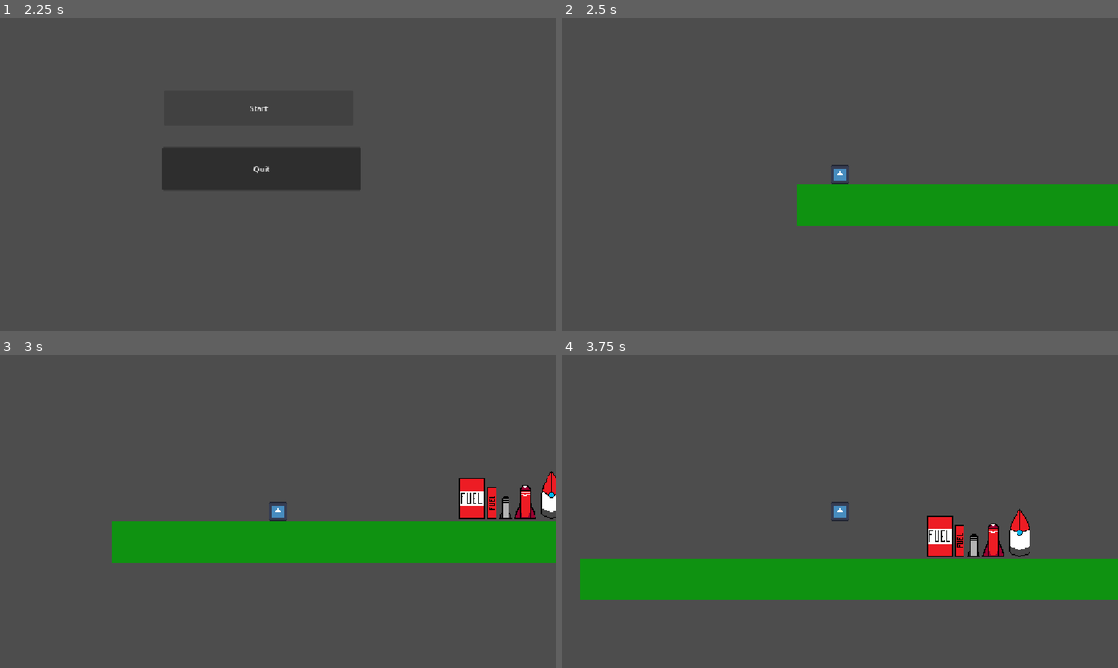
Above: before the commit, frames 1-4 (two rows, left to right).
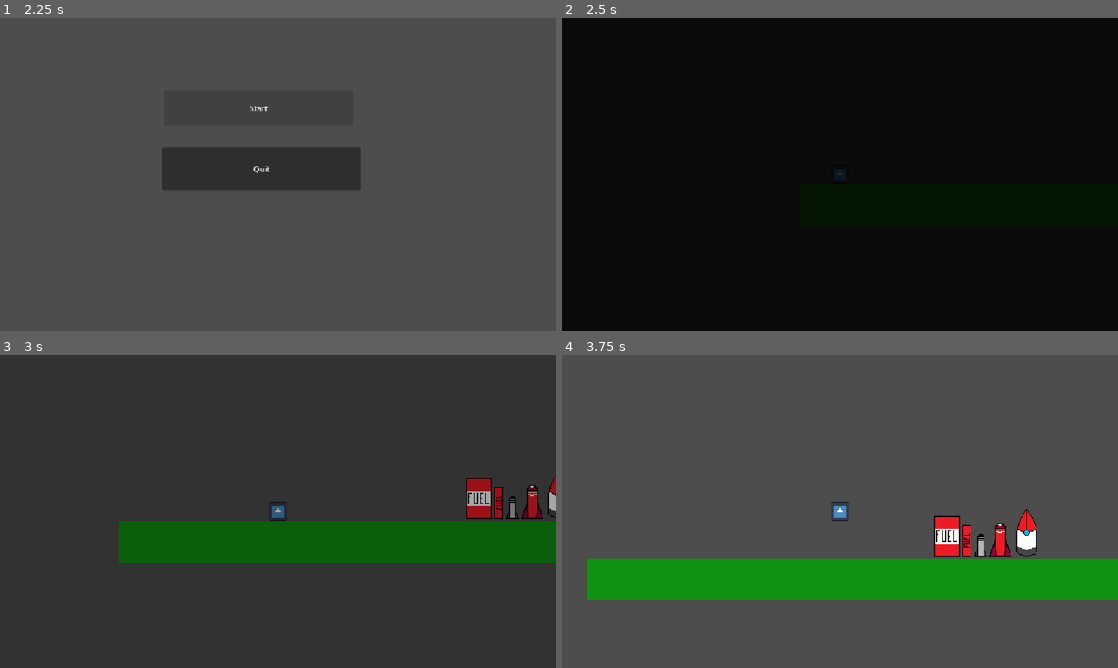
Above: after the commit, the same moments.

Repository: wazuwazu55/Game-Jam-week-two
Game: Godot game, scene res://Scenes/MainMenu.tscn
The game is run twice, just before and just after one commit, with the same random seed, the same clock (stepped at 60 frames per second) and the same inputs. The engine's default icon, where the game draws it, is replaced by a stand-in: a white triangle on a blue panel in a dark square.
Inputs:
- Up to frame 1 (2.25 s): click "Start" at 0.5 s; click "Start" at 1.25 s; hold D (right) from 2.03 s (still down); hold Shift (sprint) from 2.03 s (still down)
- Up to frame 2 (2.5 s): keep holding D (right); keep holding Shift (sprint); tap Space (jump) at 2.27 s
- Up to frame 3 (3 s): keep holding D (right); release Shift (sprint) at 2.78 s; tap Shift (sprint) at 2.85 s
- Up to frame 4 (3.75 s): tap Space (jump) at 3.02 s; release D (right) at 3.53 s; hold A (left) from 3.53 s (still down); hold Shift (sprint) from 3.53 s (still down)

Frame 1 is identical in both runs. In frame 2, 100% of the frame differs, in the area x 0-100%, y 0-100%; in frame 3, 100%; in frame 4, 1.7%.

Commit message:
Transition updates
updated transition screen - will fix the freeze issue (where the black transition screen disappears when swapping from main menu to game) later

Diff:
--- /dev/null
+++ b/gamejamweek2/Scenes/In_Game.gd
@@ -0,0 +1,14 @@
+extends Node
+
+
+# Called when the node enters the scene tree for the first time.
+func _ready() -> void:
+	$transition.show()
+	$transition/load_in.start()
+	$transition/AnimationPlayer.play("fade_out")
+
+func _on_load_in_timeout() -> void:
+	$transition.hide()
+
+func _on_load_exit_timeout() -> void:
+	pass # Replace with function body.
--- a/gamejamweek2/Scenes/MainMenu.tscn
+++ b/gamejamweek2/Scenes/MainMenu.tscn
@@ -45,6 +45,7 @@
 [node name="load_in" type="Timer" parent="transition" unique_id=709395266]
 
 [node name="load_exit" type="Timer" parent="transition" unique_id=970417331]
+wait_time = 1.001
 
 [connection signal="pressed" from="Button Manager/Start" to="." method="_on_start_pressed"]
 [connection signal="pressed" from="Button Manager/Quit" to="." method="_on_quit_pressed"]
--- a/gamejamweek2/Scenes/Main_Game.tscn
+++ b/gamejamweek2/Scenes/Main_Game.tscn
@@ -1,12 +1,14 @@
 [gd_scene format=3 uid="uid://kk0c4exdv71i"]
 
-[ext_resource type="Texture2D" uid="uid://bgkkwex2fnxhx" path="res://Assets/RocketCapsule.png" id="1_tt2q3"]
-[ext_resource type="Texture2D" uid="uid://cgabautrkmyy" path="res://Assets/LargeThruster.png" id="2_85j3t"]
-[ext_resource type="Texture2D" uid="uid://d0i02vloj83c" path="res://Assets/SmallThruster.png" id="3_gxw2l"]
+[ext_resource type="Script" uid="uid://btac3afwpmu8j" path="res://Scenes/In_Game.gd" id="1_gxw2l"]
+[ext_resource type="Texture2D" uid="uid://cfm4ytemj7ic4" path="res://Assets/RocketCapsule.png" id="1_tt2q3"]
+[ext_resource type="Texture2D" uid="uid://blakld6ko0dr8" path="res://Assets/LargeThruster.png" id="2_85j3t"]
+[ext_resource type="Texture2D" uid="uid://bn3hiahp5cyoq" path="res://Assets/SmallThruster.png" id="3_gxw2l"]
 [ext_resource type="Script" uid="uid://d08pq3ydqsnde" path="res://Scripts/Player_Movement.gd" id="4_qsbk4"]
 [ext_resource type="Texture2D" uid="uid://ciltmq43oju3i" path="res://Assets/icon.svg" id="5_i4qu5"]
-[ext_resource type="Texture2D" uid="uid://cktayhjq4glnq" path="res://Assets/LargeFuelTank.png" id="6_j7p3r"]
-[ext_resource type="Texture2D" uid="uid://bjummagrt1t65" path="res://Assets/SmallFuelTank.png" id="7_frkif"]
+[ext_resource type="Texture2D" uid="uid://dcmgj7s1au5gq" path="res://Assets/LargeFuelTank.png" id="6_j7p3r"]
+[ext_resource type="Texture2D" uid="uid://cibwl4we3h17q" path="res://Assets/SmallFuelTank.png" id="7_frkif"]
+[ext_resource type="PackedScene" uid="uid://b8tgyufjpyixe" path="res://Scenes/transitionSCREEN.tscn" id="9_qsbk4"]
 
 [sub_resource type="RectangleShape2D" id="RectangleShape2D_4fad1"]
 
@@ -23,6 +25,7 @@
 size = Vector2(10, 34)
 
 [node name="Main" type="Node2D" unique_id=1018373217]
+script = ExtResource("1_gxw2l")
 
 [node name="Game" type="Node2D" parent="." unique_id=598611194]
 
@@ -112,3 +115,14 @@
 [node name="SmallFuelTank" type="Sprite2D" parent="Game/S_fuel_tank" unique_id=280367535]
 position = Vector2(-2, 3)
 texture = ExtResource("7_frkif")
+
+[node name="transition" parent="." unique_id=491908494 instance=ExtResource("9_qsbk4")]
+visible = false
+
+[node name="load_in" type="Timer" parent="transition" unique_id=873884848]
+
+[node name="load_exit" type="Timer" parent="transition" unique_id=1411600102]
+wait_time = 1.001
+
+[connection signal="timeout" from="transition/load_in" to="." method="_on_load_in_timeout"]
+[connection signal="timeout" from="transition/load_exit" to="." method="_on_load_exit_timeout"]
Not shown, added: gamejamweek2/Scenes/In_Game.gd.uid
